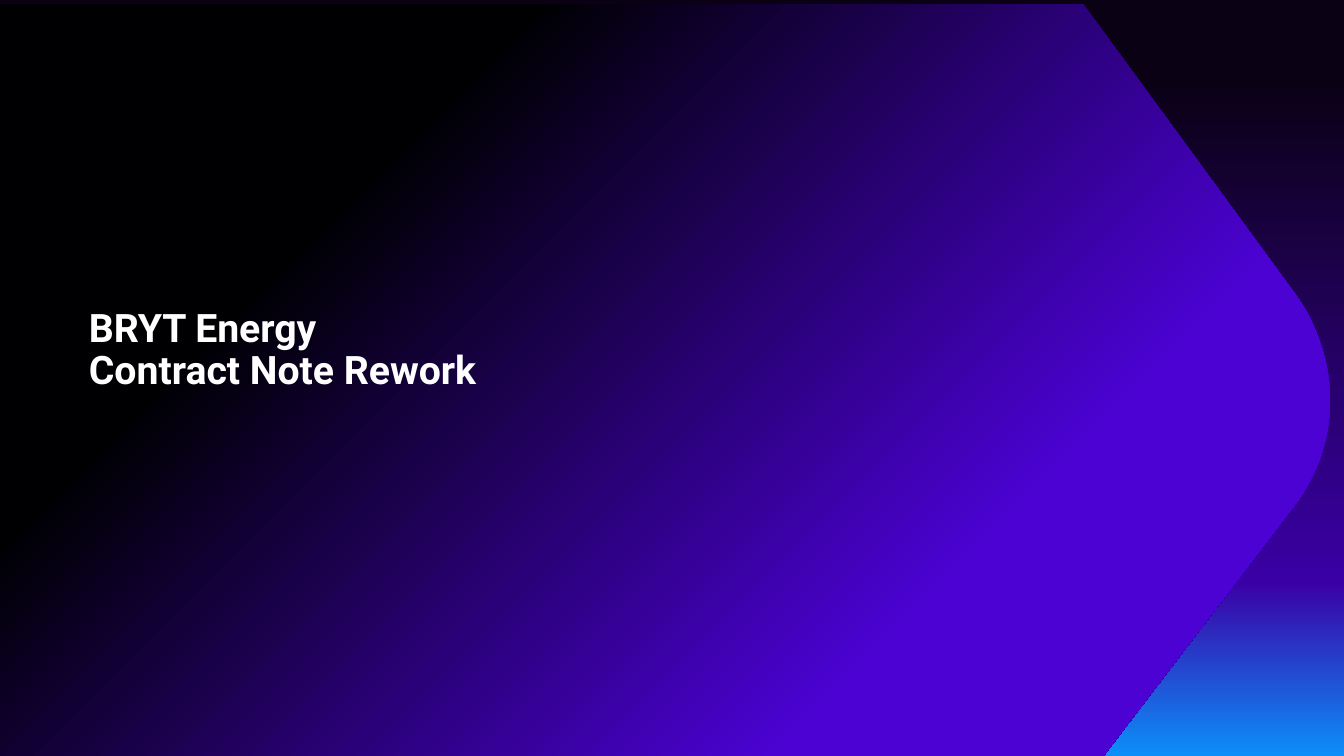
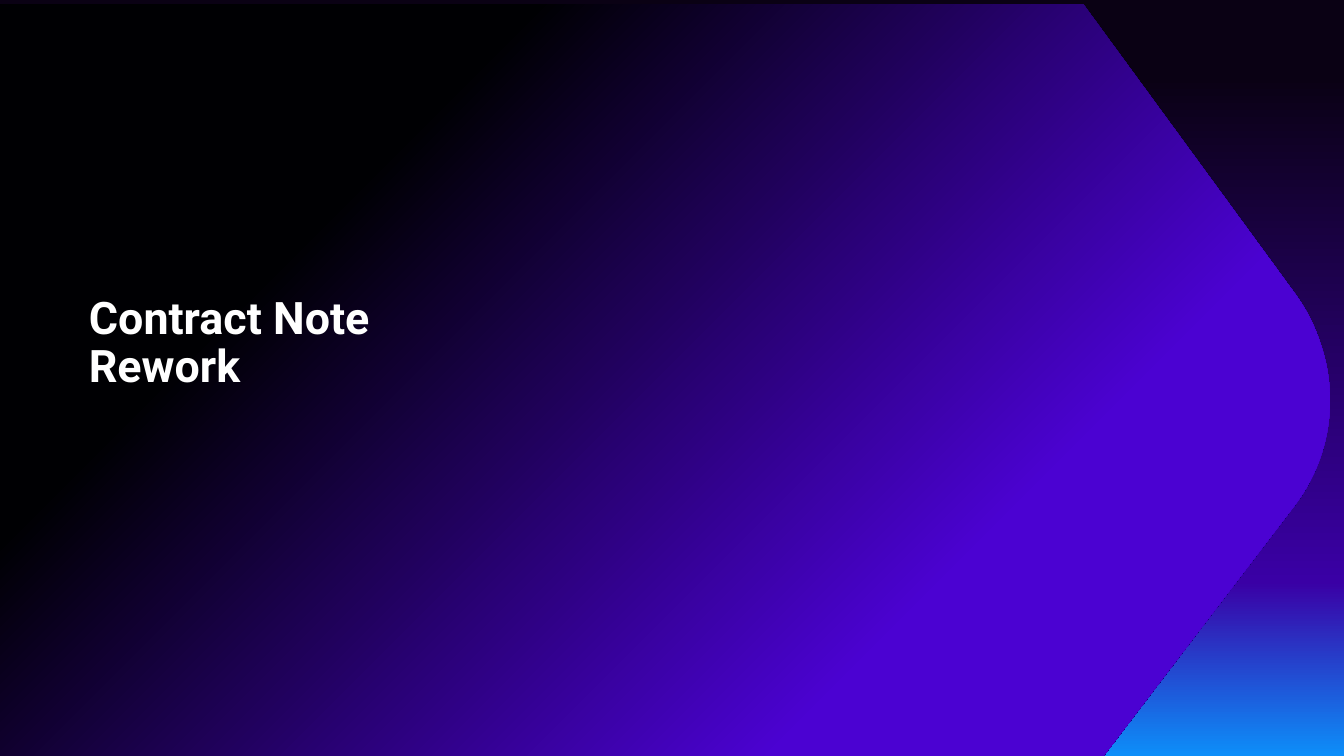
Before and after one commit to MartinWhippD55/d55-analysis, a slide deck: slide 1 of analysis/BRYT/contract-note/BRYT Contract Note Rework - Estimates.pptx. Drawn at 1344x756 pixels with LibreOffice and Linux fonts; fonts in the diff are those of the drawing; background and template pictures are left out. Boxes give left, top, right and bottom in pixels: in the first picture for what was removed or moved away, otherwise in the second. Text is boxed around its words. In the diff, an @@ line names an element or a change of style, - is before the commit and + after.

```diff
--- a/analysis/BRYT/contract-note/BRYT Contract Note Rework - Estimates.pptx
+++ b/analysis/BRYT/contract-note/BRYT Contract Note Rework - Estimates.pptx
@@ title at (89,301,369,383): text changed; size 28 to 32 pt @@
-BRYT Energy
-Contract Note Rework
+Contract Note Rework
```
Also in this commit, not shown: 7 other slides changed, 7 slides removed, 9 other files.
